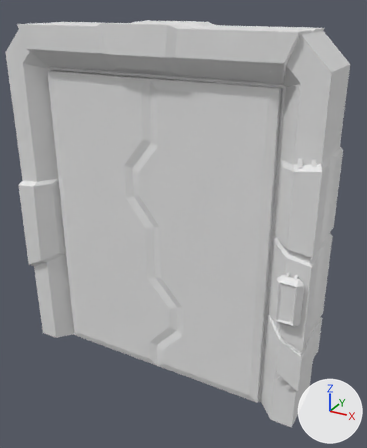
Before and after pictures for a commit that changed the Blender file SourceAssets/Natalia/Door_SciFi.blend.
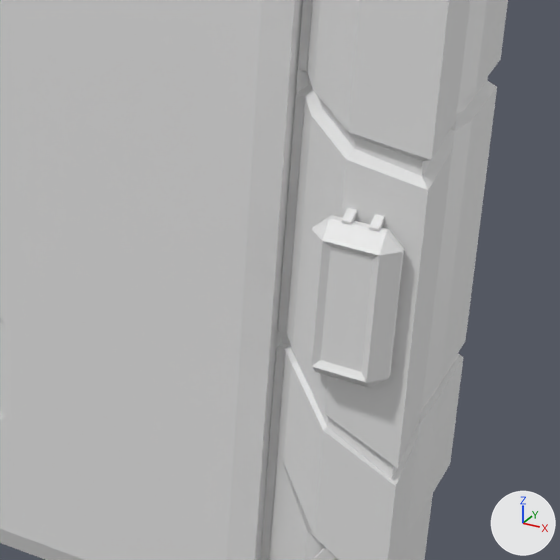
Each version appears first whole from a 50 mm camera at (1.59, -2.48, 2.4) aimed at (0.15, 0.13, 1.09), and next in a close-up on the part from 49% to 96% of the width and 47% to 85% of the height. Every picture has the same lights, and +X, +Y and +Z are marked at lower right.

Before the edit, the objects in view are built like this:
```python
me_mesh_003 = bpy.data.meshes.new('Mesh.003')
me_mesh_003.from_pydata(...)  # 450 vertices, 386 faces; spans x -1.01..1.05, y -0.18..0.36, z 0.0..2.29
me_mesh_008 = bpy.data.meshes.new('Mesh.008')
me_mesh_008.from_pydata(...)  # 48 vertices, 38 faces; spans x -0.13..0.77, y -0.03..0.18, z 0.02..2.0
ob_outer001 = bpy.data.objects.new('outer001', me_mesh_003)
ob_outer001.location = (0.0, 0.0, 0.0)
ob_outer001_001 = bpy.data.objects.new('outer001.001', me_mesh_008)
ob_outer001_001.location = (0.0, 0.0, 0.0)
```
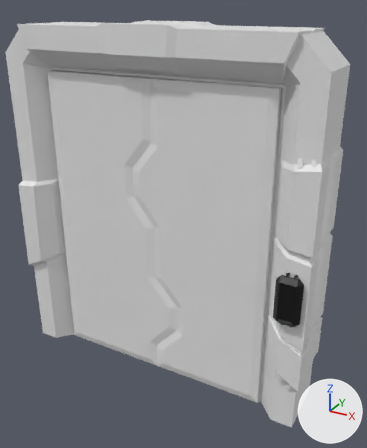
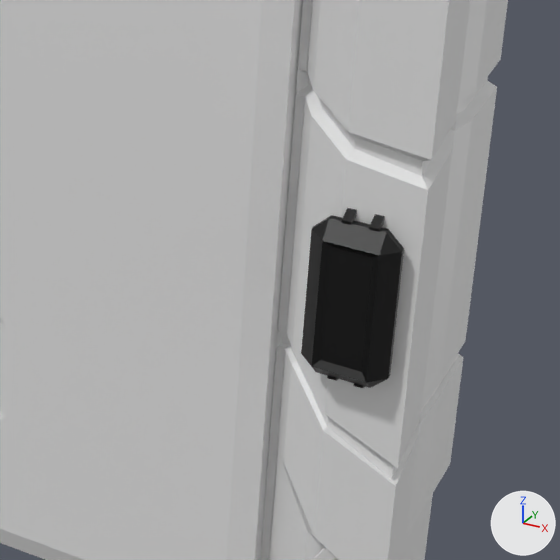
The change, as JSON lines over the scene's bpy script:
```json
{"op": "add", "block": "mat_material_003", "code": ["mat_material_003 = principled_material('Material.003')", "mat_material_003.base_color = (0.0, 0.0, 0.0)  # black #000000"]}
{"op": "add", "block": "mat_material_002", "code": ["mat_material_002 = principled_material('Material.002')", "mat_material_002.base_color = (0.8, 0.8, 0.8)  # white #e7e7e7"]}
{"op": "add", "block": "mat_material_004", "code": ["mat_material_004 = principled_material('Material.004')", "mat_material_004.base_color = (0.0, 0.0, 0.0)  # black #000000"]}
{"block": "me_mesh_003", "where": "me_mesh_003.from_pydata(...)  # 450 vertices, 386 faces; spans x -1.01..1.05, y -0.18..0.36, z 0.0..2.29"}
{"block": "me_mesh_003", "where": "# used by ob_outer001; location = (0.0, 0.0, 0.0)"}
{"block": "me_mesh_003", "change": "me_mesh_003 part 1: 53 of the faces centred in x 0.87..1.02, y -0.18..-0.11, z 0.75..1.07 switch from no material to mat_material_003 (black #000000)"}
{"block": "me_mesh_003", "change": "me_mesh_003 part 2: the 1 face centred in x 0.95, y -0.17, z 0.91 switches from no material to mat_material_004 (black #000000)"}
{"op": "add", "block": "me_mesh_003", "code": "me_mesh_003.materials.append(mat_material_002)  # white #e7e7e7"}
{"op": "add", "block": "me_mesh_003", "code": "me_mesh_003.materials.append(mat_material_004)  # black #000000"}
```

What differs and where, as boxes (x1, y1, x2, y2) in the close-ups (560 x 560 px):
```json
{"part": 1, "of": "me_mesh_003", "change": "recoloured", "before": [301, 208, 404, 388], "after": [301, 208, 404, 388], "on screen": "white to black"}
{"part": 2, "of": "me_mesh_003", "change": "recoloured", "before": [321, 247, 373, 372], "after": [321, 247, 373, 372], "on screen": "white to black"}
```
